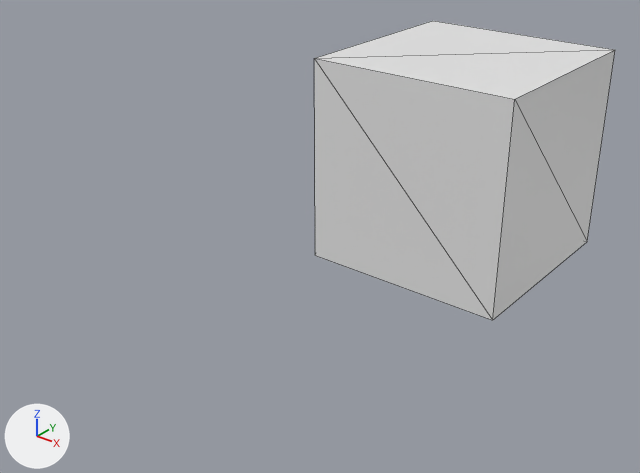
An edit to the glTF model box.glb, drawn before and after from the same camera.
Rendered twice from a camera (50 mm lens) standing at (64.9, -90.6, 60.5) and looking at (2.7, -12.8, 12.3). Lighting does not change. The marker at lower left points along +X, +Y and +Z. The picture after the commit comes second. Mesh edges are drawn as thin lines. Where no turn or scale is listed for an object, it has been applied to the vertices. Vertices at exactly the same position are counted once.

Before the edit, the objects in view are built like this:
```python
me_cube_008 = bpy.data.meshes.new('Cube.008')
me_cube_008.from_pydata(...)  # a box spanning x 15.0..35.0, y -29.0..-9.0, z 20.0..40.0
ob_cube = bpy.data.objects.new('Cube', me_cube_008)
ob_cube.location = (0.0, 0.0, 0.0)
```
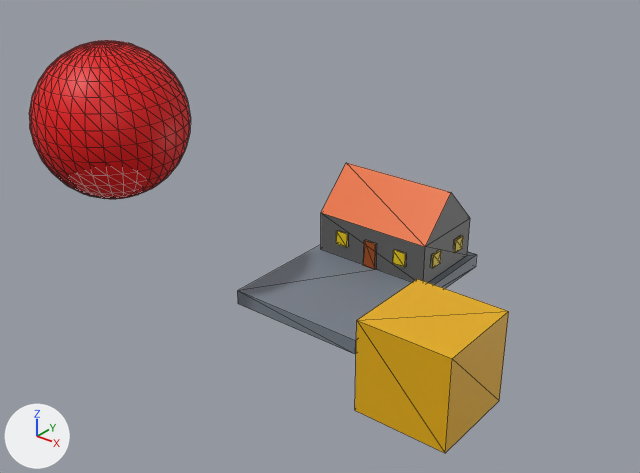
The change, as a diff of the scene's bpy script:
```diff
--- a/box.glb.py
+++ b/box.glb.py
@@ me_cube_008 @@
-me_cube_008.from_pydata(...)  # 8 vertices, 12 faces; spans x 15.0..35.0, y -29.0..-9.0, z 20.0..40.0
+me_cube_008.from_pydata(...)  # 8 vertices, 12 faces; spans x 24.4..34.4, y -34.7..-24.7, z 8.7..18.7
+# me_cube_008 part 1: the whole mesh is scaled about its middle by 0.5, then moved by (4.4, -10.7, -16.3)
+me_cube_008.materials.append(mat_yellow)  # yellow #e7af00
@@ me_cube_002 @@
+me_cube_002.from_pydata([(-1.0, -1.0, -1.0), (-1.0, -1.0, 1.0), (-1.0, 1.0, -1.0), (-1.0, 1.0, 1.0), (1.0, -1.0, -1.0), (1.0, 1.0, -1.0), (1.0, 1.0, 1.0), (-1.0, 0.0, 3.0), (1.0, -1.0, 1.0), (1.0, 0.0, 3.0)], [], [(0, 1, 3), (0, 3, 2), (2, 3, 6), (2, 6, 5), (5, 6, 8), (5, 8, 4), (4, 8, 1), (4, 1, 0), (1, 7, 3), (6, 9, 8)])
+me_cube_002.materials.append(mat_wall)  # dark grey #616161
@@ me_cube_005 @@
+me_cube_005.from_pydata([(-9.0, -6.0, -3.0), (-9.0, 6.0, -3.0), (-9.0, 0.0, 3.0), (9.0, -6.0, -3.0), (9.0, 6.0, -3.0), (9.0, 0.0, 3.0)], [], [(1, 2, 5), (1, 5, 4), (3, 5, 2), (3, 2, 0)])
+me_cube_005.materials.append(mat_roof)  # orange #e76b28
@@ ob_sphere @@
+ob_sphere = bpy.data.objects.new('Sphere', me_sphere)  # a UV sphere (32 segments, 16 rings, poles along z) spanning x -33.5..-13.5, y -32.6..-12.6, z 14.4..34.4; in mat_sphere_red (red #e70002)
+ob_sphere.location = (0.0, 0.0, 0.0)
@@ ob_window_005 @@
+ob_window_005 = bpy.data.objects.new('window.005', me_cube_004)  # a box spanning x -1.0..1.0, y -1.0..1.0, z -1.0..1.0; in mat_win (yellow #e7c800)
+ob_window_005.parent = ob_wall
+ob_window_005.location = (-0.556, -1.0, 0.0)
+ob_window_005.rotation_euler = (0.0, 0.0, 1.571)  # degrees (0, 0, 90)
+ob_window_005.scale = (0.0333, 0.111, 0.333)
@@ ob_wall @@
+ob_wall = bpy.data.objects.new('wall', me_cube_002)
+ob_wall.parent = ob_fundament
+ob_wall.location = (0.0, 0.533, 4.0)
+ob_wall.scale = (0.9, 0.4, 3.0)
@@ ob_fundament @@
+ob_fundament = bpy.data.objects.new('fundament', me_cube_001)  # a box spanning x -1.0..1.0, y -1.0..1.0, z -1.0..1.0; in mat_floor (grey #777f8a)
+ob_fundament.location = (0.0, 0.0, 0.0)
+ob_fundament.scale = (10.0, 15.0, 1.0)
@@ ob_window_004 @@
+ob_window_004 = bpy.data.objects.new('window.004', me_cube_004)  # a box spanning x -1.0..1.0, y -1.0..1.0, z -1.0..1.0; in mat_win (yellow #e7c800)
+ob_window_004.parent = ob_wall
+ob_window_004.location = (0.556, -1.0, 0.0)
+ob_window_004.rotation_euler = (0.0, 0.0, 1.571)  # degrees (0, 0, 90)
+ob_window_004.scale = (0.0333, 0.111, 0.333)
@@ ob_window_001 @@
+ob_window_001 = bpy.data.objects.new('window.001', me_cube_004)  # a box spanning x -1.0..1.0, y -1.0..1.0, z -1.0..1.0; in mat_win (yellow #e7c800)
+ob_window_001.parent = ob_wall
+ob_window_001.location = (1.0, 0.5, 0.0)
+ob_window_001.scale = (0.0222, 0.167, 0.333)
@@ ob_window @@
+ob_window = bpy.data.objects.new('window', me_cube_004)  # a box spanning x -1.0..1.0, y -1.0..1.0, z -1.0..1.0; in mat_win (yellow #e7c800)
+ob_window.parent = ob_wall
+ob_window.location = (1.0, -0.5, 0.0)
+ob_window.scale = (0.0222, 0.167, 0.333)
@@ ob_roof @@
+ob_roof = bpy.data.objects.new('roof', me_cube_005)
+ob_roof.location = (0.0, 8.0, 10.0)
@@ ob_door @@
+ob_door = bpy.data.objects.new('door', me_cube_003)  # a box spanning x -1.0..1.0, y -0.2..0.2, z -2.0..2.0; in mat_door (brown #a14b10)
+ob_door.location = (0.0, 2.0, 3.0)
```

Boxes [x1, y1, x2, y2] around the edits, measured in the pictures (640 x 473 px):
'Cube', recoloured, moved, rescaled (49% narrower, 42% shorter)
    before: [314, 21, 615, 320]
    after: [355, 279, 509, 453]
'Sphere', added (red)
    after: [29, 40, 191, 199]
'fundament', added
    after: [237, 245, 476, 354]
'roof', added (orange)
    after: [321, 163, 451, 247]
'wall', added
    after: [321, 193, 470, 282]
'door', added
    after: [363, 240, 376, 269]
'window.004', added
    after: [393, 250, 406, 267]
'window.005', added
    after: [336, 231, 348, 247]
'window', added
    after: [432, 250, 441, 268]
'window.001', added
    after: [454, 235, 463, 253]
